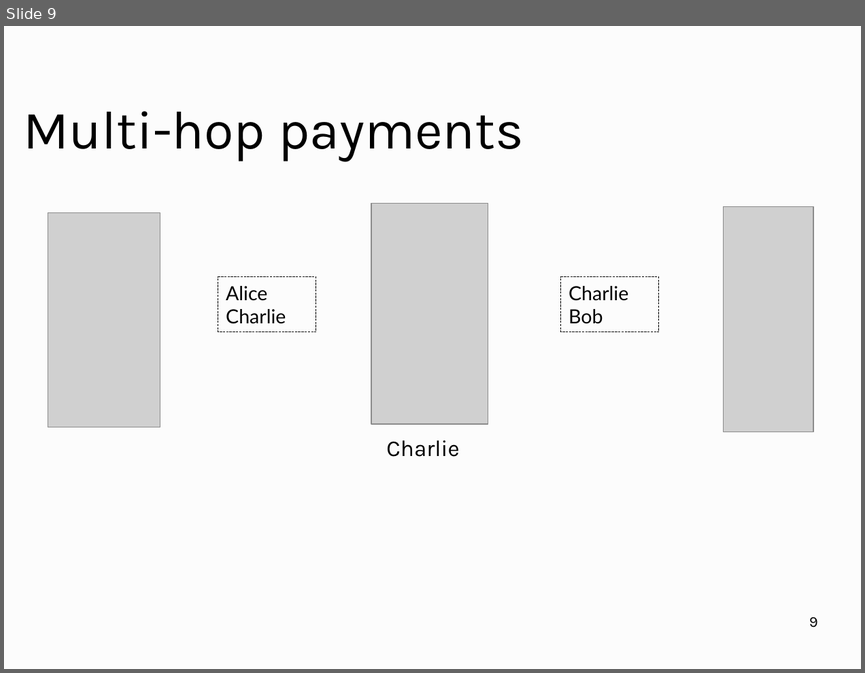
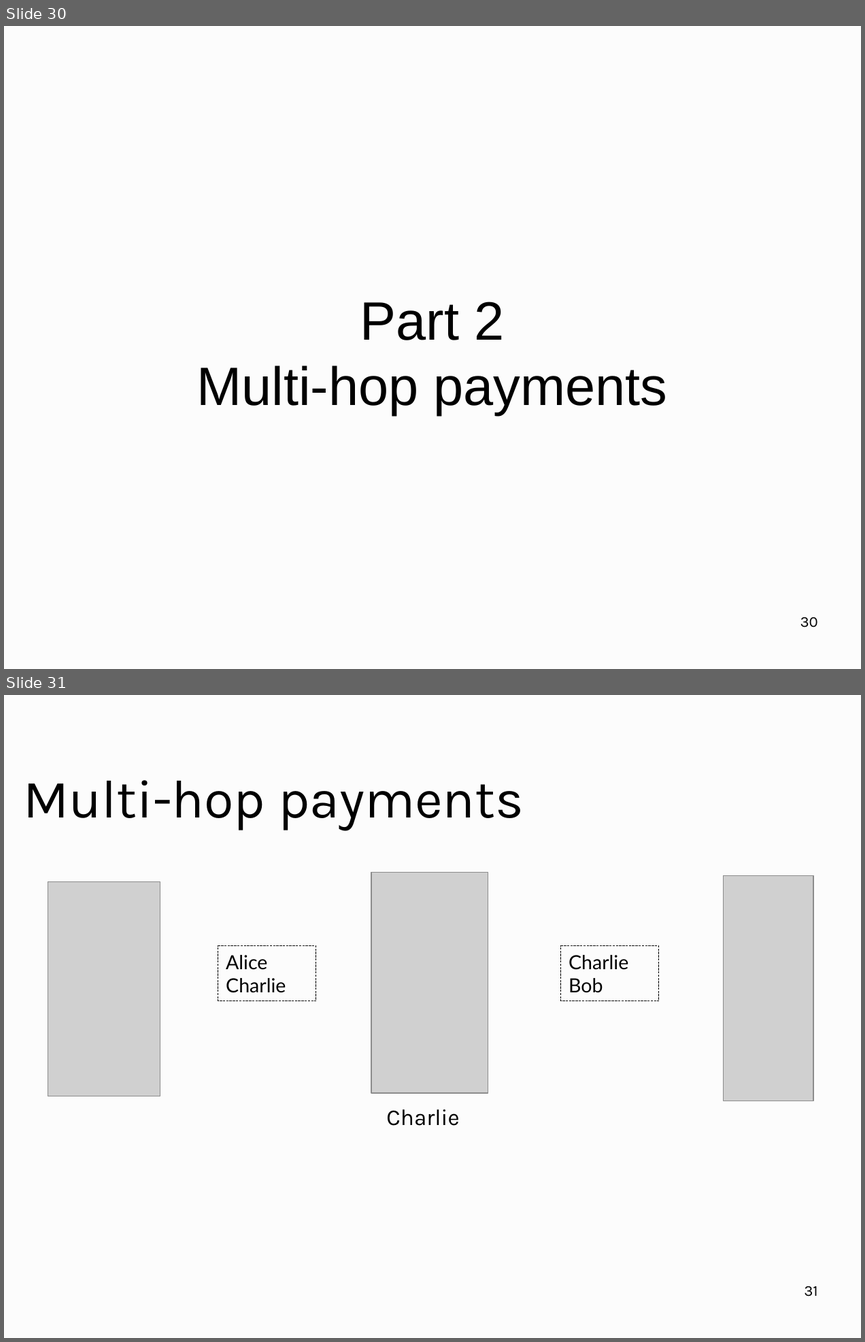
Before and after one commit to OrfeasLitos/PaymentChannels, a slide deck: ln-slides/slides.odp. Shown one above the other, each under a label of ours: slide 9 before the commit, slides 30 and 31 after it. The pictures are 865x673 and 865x1342 pixels, drawn with LibreOffice and Linux fonts; fonts in the diff are those of the drawing; grey boxes stand for pictures. Boxes give left, top, right and bottom in pixels: in the first picture for what was removed or moved away, otherwise in the second. Text is boxed around its words. In the diff, an @@ line names an element or a change of style, - is before the commit and + after.

```diff
--- a/ln-slides/slides.odp
+++ b/ln-slides/slides.odp
@@ slide 30 added at <box>4,26,861,669</box>, background #FCFCFC @@
@@ text added at <box>196,301,668,415</box>, 50 pt, text #000000 @@
+Part 2
+Multi-hop payments
@@ page number added at <box>800,617,818,627</box>, 14 pt, text #000000 @@
+30
@@ what was slide 9 is now slide 31 @@
@@ page number at <box>804,1285,817,1296</box>: text changed @@
-9
+31
```
Also in this commit, not shown: 2 slides changed, 27 other slides added, 5 slides removed, 1 other file.
